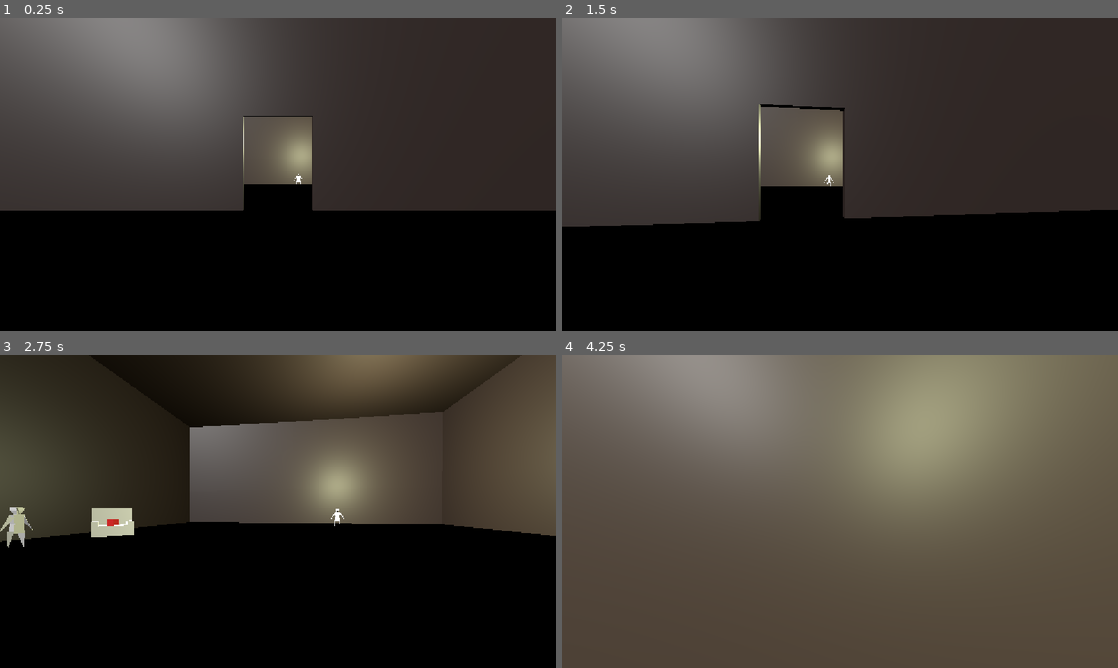
Above: before the commit, frames 1-4 (two rows, left to right).
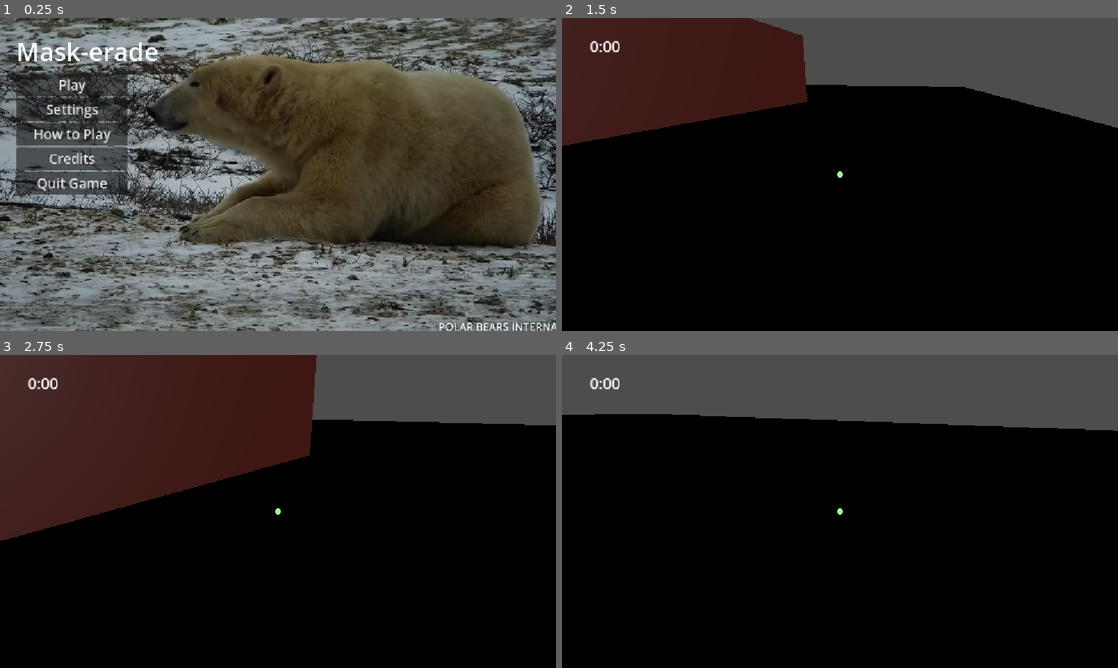
Above: after the commit, the same moments.

Repository: Dendrobyte/eye-of-attention
Game: Godot game, scene res://menus/start_menu.tscn
Two runs of this game, one before a commit and one after it. Both use one fixed random seed, a clock stepped at 60 frames per second and the inputs below. Before the commit the project starts from res://main.tscn.
Inputs (mouse positions are in pixels of both pictures, inside the frame that each line leads up to):
- Up to frame 1 (0.25 s): no input
- Up to frame 2 (1.5 s): click (634, 83) at 0.5 s, where only the run after the commit has a clickable "Play"; tap Enter at 1.25 s; move the mouse to (867, 174) at 1.27 s; press the mouse at (867, 174) at 1.28 s; hold W (MOVE_FORWARD) from 1.28 s (still down)
- Up to frame 3 (2.75 s): keep holding W (MOVE_FORWARD); move the mouse to (250, 511) at 2.02 s; release the mouse at (250, 511) at 2.03 s; click (250, 511) at 2.1 s
- Up to frame 4 (4.25 s): keep holding W (MOVE_FORWARD); move the mouse to (851, 505) at 2.77 s; hold Shift (SPRINT) 2.78-3.53 s; click (851, 505) at 3.05 s; move the mouse to (834, 517) at 3.52 s; click (834, 517) at 3.6 s

The runs differ from the first frame. In frame 1, 80% of the frame differs, in the area x 0-100%, y 0-100%; in frame 2, 61%; in frame 3, 43%; in frame 4, 100%.
Error before the commit: Invalid access to property or key 'cursor_pos' on a base object of type 'Control (control.gd)'. (res://scripts/character_1p.gd:74)

Commit message:
Collision not working for first floor but progress

Diff:
--- /dev/null
+++ b/spatial-memory-match/hud_behavior.gd
@@ -0,0 +1,13 @@
+extends Control
+
+@onready var timer_node: RichTextLabel = $HBoxContainer/Timer
+
+var cursor_pos
+func _ready():
+	cursor_pos = Vector2(size.x / 2, size.y / 2)
+
+func _draw():
+	draw_circle(Vector2(cursor_pos.x, cursor_pos.y), 6.3905, Color.PALE_GREEN)
+
+func _process(_delta):
+	timer_node.text = GlobalState.show_time_elapsed()
--- a/spatial-memory-match/main.tscn
+++ b/spatial-memory-match/main.tscn
@@ -4,7 +4,13 @@
 [ext_resource type="PackedScene" uid="uid://dbp1rfb4tv8ok" path="res://assets/levels/prototype_map.glb" id="1_ig7tw"]
 [ext_resource type="PackedScene" uid="uid://8m1ib2vweuxn" path="res://menus/pause_menu.tscn" id="1_lquwl"]
 [ext_resource type="Script" uid="uid://c1vbuj8bh5s50" path="res://scripts/character_1p.gd" id="2_0xm2m"]
-[ext_resource type="Script" uid="uid://mjyhsmmc6p7x" path="res://scripts/control.gd" id="4_1bvp3"]
+[ext_resource type="Script" uid="uid://cg1ei5tbgw5j7" path="res://hud_behavior.gd" id="4_lquwl"]
+
+[sub_resource type="Theme" id="Theme_lquwl"]
+default_font_size = 32
+
+[sub_resource type="Theme" id="Theme_654gu"]
+default_font_size = 17
 
 [sub_resource type="BoxMesh" id="BoxMesh_ig7tw"]
 size = Vector3(1, 1.0537109, 1)
@@ -15,10 +21,11 @@
 [node name="Main" type="Node3D" unique_id=1752176662]
 
 [node name="PauseMenu" parent="." unique_id=1740259336 instance=ExtResource("1_lquwl")]
+visible = false
 
 [node name="LevelManager" type="Node3D" parent="." unique_id=973793902]
 script = ExtResource("1_h2yge")
-level_scene_name = "prototype_map"
+level_scene_name = "first_floor"
 no_randomize = true
 npc_count = 2
 
@@ -28,14 +35,41 @@
 
 [node name="NPCParent" type="Node3D" parent="LevelManager" unique_id=459603274]
 
-[node name="Lights" type="Node3D" parent="LevelManager" unique_id=519051258]
+[node name="HUD" type="Control" parent="LevelManager" unique_id=82249870]
+layout_mode = 3
+anchors_preset = 15
+anchor_right = 1.0
+anchor_bottom = 1.0
+grow_horizontal = 2
+grow_vertical = 2
+mouse_filter = 2
+script = ExtResource("4_lquwl")
+
+[node name="HBoxContainer" type="HBoxContainer" parent="LevelManager/HUD" unique_id=379006197]
+layout_mode = 1
+anchors_preset = 10
+anchor_right = 1.0
+grow_horizontal = 2
+
+[node name="Timer" type="RichTextLabel" parent="LevelManager/HUD/HBoxContainer" unique_id=242304475]
+layout_mode = 2
+size_flags_horizontal = 3
+offset_transform_enabled = true
+offset_transform_position = Vector2(0, 36)
+offset_transform_position_ratio = Vector2(0.05, 0)
+theme = SubResource("Theme_lquwl")
+text = "--:--"
+fit_content = true
+autowrap_mode = 0
+
+[node name="Stats" type="RichTextLabel" parent="LevelManager/HUD/HBoxContainer" unique_id=976407652]
 visible = false
-
-[node name="DirectionalLight3D" type="DirectionalLight3D" parent="LevelManager/Lights" unique_id=126248230]
-transform = Transform3D(0.82990915, 0.4477779, -0.3327849, 0, 0.5964971, 0.8026152, 0.5578986, -0.6660977, 0.49503842, -21.485598, 22.060188, 32.82515)
-
-[node name="OmniLight3D" type="OmniLight3D" parent="LevelManager/Lights" unique_id=1714262996]
-transform = Transform3D(1, 0, 0, 0, 1, 0, 0, 0, 1, 15.788761, 6.6555643, -31.139204)
+layout_mode = 2
+theme = SubResource("Theme_654gu")
+text = "NPCS: 0/0 TODO"
+fit_content = true
+autowrap_mode = 0
+horizontal_alignment = 2
 
 [node name="Character" type="CharacterBody3D" parent="." unique_id=1739137916]
 transform = Transform3D(1, 0, 0, 0, 1, 0, 0, 0, 1, 0, 2.207295, 14.966264)
@@ -47,18 +81,6 @@
 [node name="HeldItem" type="Node3D" parent="Character/Camera" unique_id=926990059]
 transform = Transform3D(1, 0, 0, 0, 1, 0, 0, 0, 1, 0, -0.049438953, -0.7243767)
 
-[node name="Control" type="Control" parent="Character" unique_id=836450976]
-layout_mode = 3
-anchors_preset = 15
-anchor_right = 1.0
-anchor_bottom = 1.0
-grow_horizontal = 2
-grow_vertical = 2
-size_flags_horizontal = 3
-size_flags_vertical = 3
-mouse_filter = 2
-script = ExtResource("4_1bvp3")
-
 [node name="MeshInstance3D" type="MeshInstance3D" parent="Character" unique_id=429228823]
 transform = Transform3D(1, 0, 0, 0, 2.5690346, 0, 0, 0, 1, 0, -0.7206001, 0.076082945)
 mesh = SubResource("BoxMesh_ig7tw")
--- a/spatial-memory-match/project.godot
+++ b/spatial-memory-match/project.godot
@@ -11,7 +11,7 @@
 [application]
 
 config/name="spatial-memory-match"
-run/main_scene="uid://bv7pxogm15l82"
+run/main_scene="uid://i2qrbjr2gdx0"
 config/features=PackedStringArray("4.7", "Mobile")
 config/icon="res://icon.svg"
 
--- a/spatial-memory-match/scripts/character_1p.gd
+++ b/spatial-memory-match/scripts/character_1p.gd
@@ -20,6 +20,7 @@
 	GlobalState.character = self
 	if GlobalState.START_POSITION != null:
 		position = GlobalState.START_POSITION
+	print("PERSON:", global_position)
 
 func _physics_process(delta: float) -> void:
 	# Add the gravity.
@@ -71,8 +72,10 @@
 		get_tree().quit()
 
 func check_raycast_collision(exceptions = []):
-	var origin = camera.project_ray_origin($Control.cursor_pos)
-	var end = origin + camera.project_ray_normal($Control.cursor_pos) * RAY_LENGTH
+	var viewport_size = camera.get_viewport().get_visible_rect().size
+	var center = Vector2(viewport_size.x / 2, viewport_size.y / 2)
+	var origin = camera.project_ray_origin(center)
+	var end = origin + camera.project_ray_normal(center) * RAY_LENGTH
 	var query = PhysicsRayQueryParameters3D.create(origin, end)
 	query.exclude = exceptions
 	query.collide_with_areas = true
--- a/spatial-memory-match/scripts/control.gd
+++ /dev/null
@@ -1 +0,0 @@
-extends Control
--- a/spatial-memory-match/scripts/global_state.gd
+++ b/spatial-memory-match/scripts/global_state.gd
@@ -37,12 +37,13 @@
 
 func start_game_stopwatch():
 	STOPWATCH_STARTED = true
+	STOPWATCH_RUNNING = true
 	print("stopwatch started")
 
 # They won't be able to walk back through a level, so not bothering with the area that triggers start
 func end_game_stopwatch():
-	STOPWATCH_STARTED = true
-	STOPWATCH_RUNNING = true
+	STOPWATCH_STARTED = false
+	STOPWATCH_RUNNING = false
 	print("stopwatch stopped")
 
 func pause_game_stopwatch():
@@ -53,7 +54,7 @@
 		STOPWATCH_RUNNING = true
 
 func show_time_elapsed():
-	return str(TIME_ELAPSED).pad_decimals(2)
+	return str(TIME_ELAPSED).pad_decimals(2).replace(".", ":")
 
 func end_game():
 	end_game_stopwatch()
--- a/spatial-memory-match/scripts/level_manager.gd
+++ b/spatial-memory-match/scripts/level_manager.gd
@@ -43,6 +43,7 @@
 			GlobalState.set_start_pos(child.position)
 			child.queue_free()
 		if child_name == "START":
+			print("START:", child.global_position)
 			var new_area_3d: Area3D = Area3D.new()
 			var area_collider = child.get_child(0).duplicate() # StaticBody3D -> CollisionShape3D
 			# new_area_3d.set_script("res://scripts/start_area_behavior.gd")
@@ -124,5 +125,6 @@
 	return node_position
 
 func start_area_entered(_body):
+	print("entered")
 	if !GlobalState.STOPWATCH_STARTED:
 		GlobalState.start_game_stopwatch()
Binary file changed: spatial-memory-match/assets/levels/first_floor.glb
Not shown, added: spatial-memory-match/hud_behavior.gd.uid
Not shown, removed: spatial-memory-match/scripts/control.gd.uid
Not shown, changed: Blender/first_floor.blend
Not shown, changed: Blender/first_floor.blend1
Not shown, changed: Blender/prototype_map.blend
Not shown, changed: Blender/prototype_map.blend1
